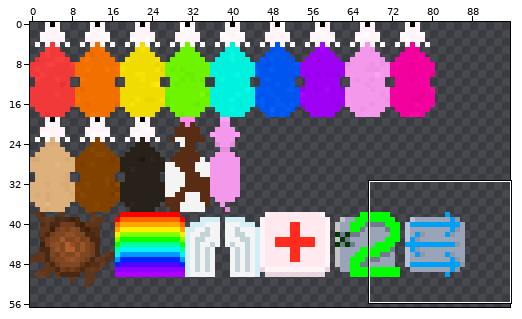
File history of a sprite sheet, assets/images/objects.png. The first picture is a wide view before the edit; the outline marks the close-up.
Close-up. Before the edit:
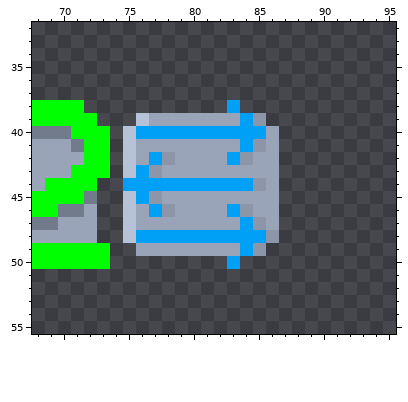
The file is 100x100 pixels. Colours within 5 levels of each other are drawn and written as one. Shown: x 68..95, y 32..55. The wide view leaves out empty margins.
After:
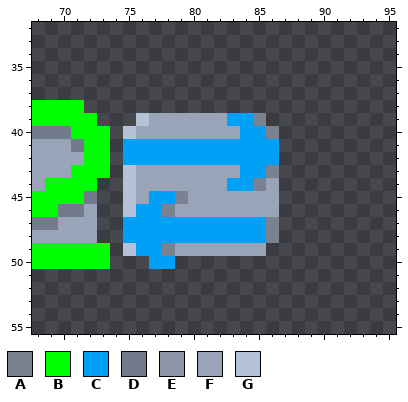
Palette (. is transparent): A #7a8291  B #00ff00  C #00a0f7  D #727b8b  E #8d96a8  F #9aa4b8  G #b6c2d8
The author wrote: Improved Zigzag icon
From old to new:
@@ x 73..88 @@
 37 ................
-38 ..........C.....
-39 ...GFFFFFFFCE...
-40 B.GCCCCCCCCCCF..
-41 B.GFFFFFFFFCEF..
-42 B.GFCEFFFFCEFF..
-43 B.GCEFFFFFFFFF..
-44 ..CCCCCCCCCCEF..
-45 ..GCEFFFFFFFFF..
-46 ..GFCEFFFFCEFF..
-47 ..GFFFFFFFFCEF..
-48 ..GCCCCCCCCCCE..
-49 B..FFFFFFFFCE...
-50 B.........C.....
+38 ................
+39 ...GFFFFFFCCA...
+40 B.GFFFFFFFFCCA..
+41 B.CCCCCCCCCCCC..
+42 B.CCCCCCCCCCCC..
+43 B.GFFFFFFFFCCA..
+44 ..GFFFFFFFCCAF..
+45 ..GFCCAFFFFFFF..
+46 ..GCCAFFFFFFFF..
+47 ..CCCCCCCCCCCA..
+48 ..CCCCCCCCCCCA..
+49 B.GCCAFFFFFFF...
+50 B...CC..........
 51 ................
